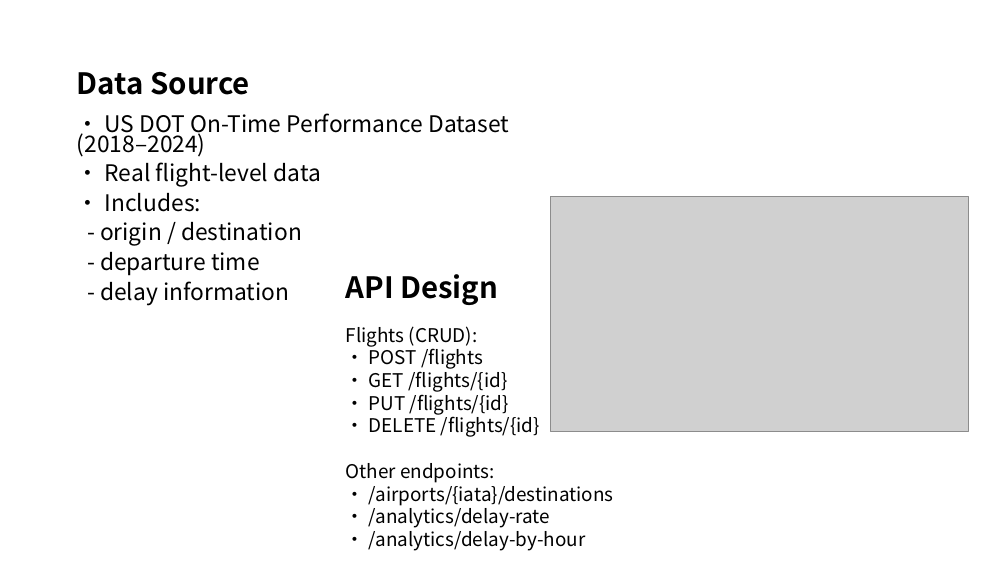
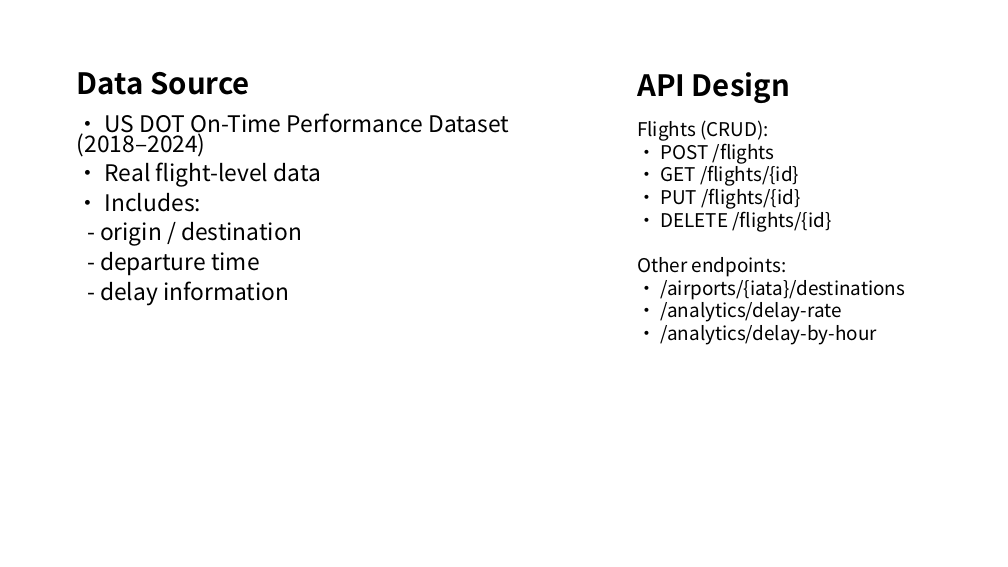
Before and after one commit to AncofordAGGGGG/airport-api, a slide deck: slide 4 of docs/presentation.pptx (slide 3 before the commit). Drawn at 1008x567 pixels with LibreOffice and Linux fonts; fonts in the diff are those of the drawing; grey boxes stand for pictures. Boxes give left, top, right and bottom in pixels: in the first picture for what was removed or moved away, otherwise in the second. Text is boxed around its words. In the diff, an @@ line names an element or a change of style, - is before the commit and + after.

```diff
--- a/docs/presentation.pptx
+++ b/docs/presentation.pptx
@@ text "API Design": place and size @@
-text "API Design" at (346, 274, 498, 305)
+text "API Design" at (637, 72, 790, 103)
@@ text "Flights (CRUD):": place and size @@
-text "Flights (CRUD):" at (346, 326, 614, 551)
+text "Flights (CRUD):" at (637, 120, 905, 345)
@@ picture removed at (551, 197, 969, 432) @@
```
Also in this commit, not shown: 1 other slide changed, 3 slides added, 1 slide removed, 1 other file.
